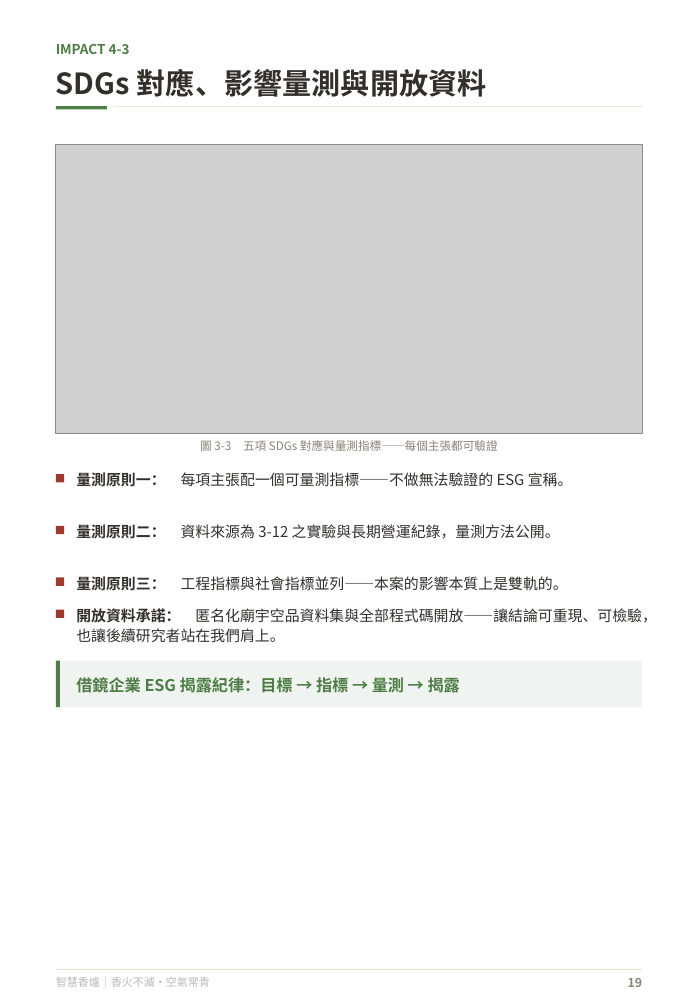
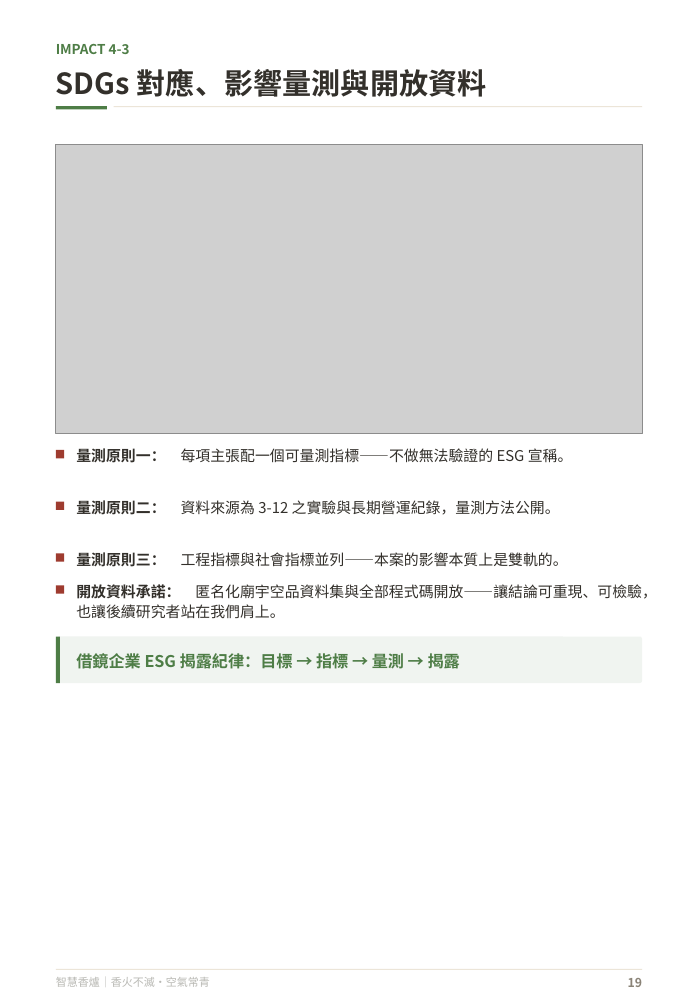
Before and after one commit to feihong9487/WRO2026, a slide deck: slide 20 of 簡報/未來新創家＿高中職組_v3.pptx. Drawn at 698x1008 pixels with LibreOffice and Linux fonts; fonts in the diff are those of the drawing; grey boxes stand for pictures. Boxes give left, top, right and bottom in pixels: in the first picture for what was removed or moved away, otherwise in the second. Text is boxed around its words. In the diff, an @@ line names an element or a change of style, - is before the commit and + after.

```diff
--- a/簡報/未來新創家＿高中職組_v3.pptx
+++ b/簡報/未來新創家＿高中職組_v3.pptx
@@ text removed at [200,440,498,451] @@
-圖 3-3 五項 SDGs 對應與量測指標——每個主張都可驗證
@@ rectangle: place and size @@
-rectangle at [56,610,64,618]
+rectangle at [56,553,64,561]
@@ rectangle: place and size @@
-rectangle at [56,577,64,585]
+rectangle at [56,585,64,594]
@@ 5 texts, 3 rectangles, 1 rounded rectangle: place and size @@
-5 texts, 3 rectangles, 1 rounded rectangle at [56,472,657,707]
+5 texts, 3 rectangles, 1 rounded rectangle at [56,448,657,683]
```
Also in this commit, not shown: 18 other slides changed, 5 other files.
